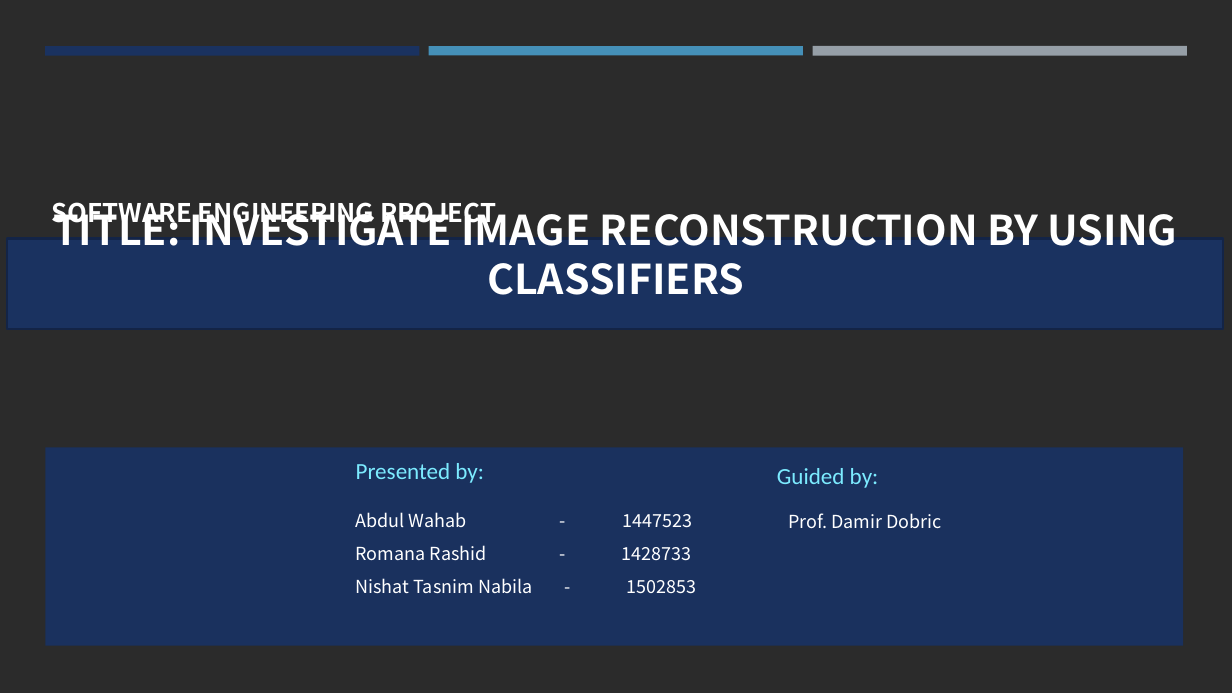
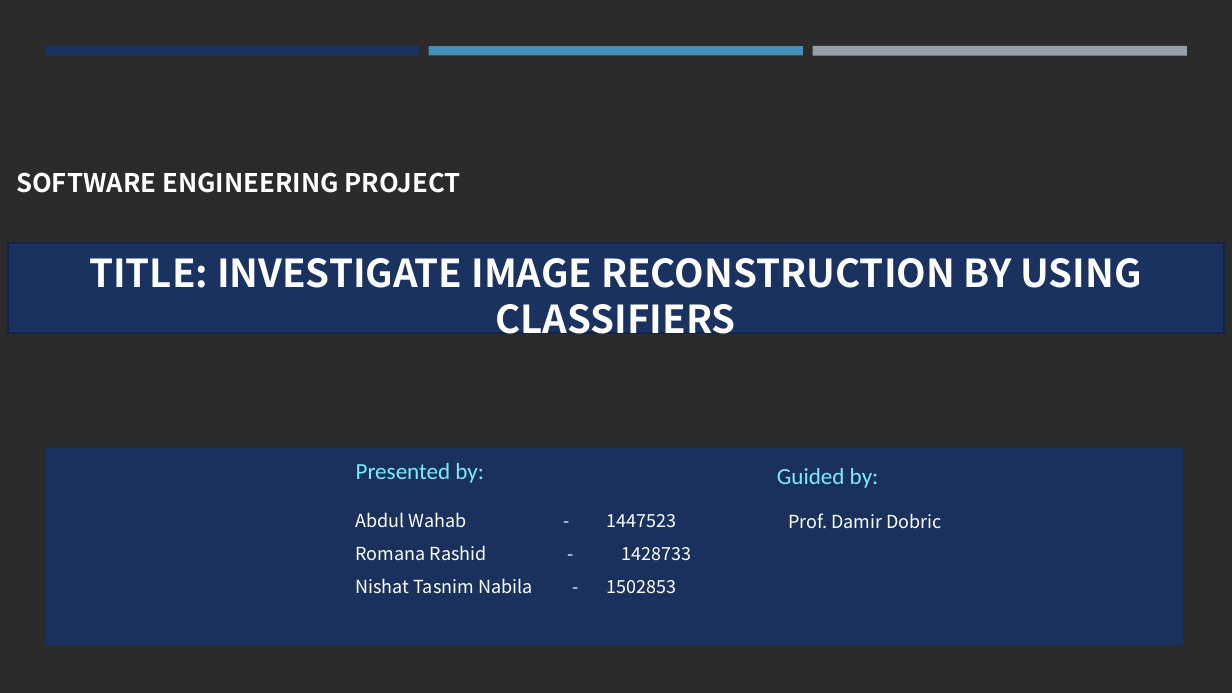
Before and after one commit to Abwahab55/neocortexapi-AppHorozon, a slide deck: slide 1 of source/Samples/Documentation/PPT_ML 2425-01 Investigate Image Reconstruction by Using Classifiers.pptx. Drawn at 1232x693 pixels with LibreOffice and Linux fonts; fonts in the diff are those of the drawing; background and template pictures are left out; a plain dark background stands for a picture behind light text. Boxes give left, top, right and bottom in pixels: in the first picture for what was removed or moved away, otherwise in the second. Text is boxed around its words. In the diff, an @@ line names an element or a change of style, - is before the commit and + after.

Commit message:
update ppt and removed file

```diff
--- a/source/Samples/Documentation/PPT_ML 2425-01 Investigate Image Reconstruction by Using Classifiers.pptx
+++ b/source/Samples/Documentation/PPT_ML 2425-01 Investigate Image Reconstruction by Using Classifiers.pptx
@@ text "SOFTWARE ENGINEERING PROJECT": place and size @@
-text "SOFTWARE ENGINEERING PROJECT" at [52,202,496,228]
+text "SOFTWARE ENGINEERING PROJECT" at [16,172,461,193]
@@ text "SOFTWARE ENGINEERING PROJECT" at [16,172,461,193]: alignment centre to left @@
@@ title "TITLE: INVESTIGATE IMAGE RECONSTRUCTION BY ...": place and size @@
-title "TITLE: INVESTIGATE IMAGE RECONSTRUCTION BY ..." at [53,203,1178,295]
+title "TITLE: INVESTIGATE IMAGE RECONSTRUCTION BY ..." at [89,258,1141,344]
@@ title "TITLE: INVESTIGATE IMAGE RECONSTRUCTION BY ..." at [89,258,1141,344]: size 32 to 30 pt @@
@@ rectangle: place and size @@
-rectangle at [7,238,1224,329]
+rectangle at [7,243,1224,334]
@@ text "Abdul Wahab - 1447523" rewrapped from [356,512,697,594] to [356,512,677,594] @@
```
Also in this commit, not shown: 5 other slides changed, 2 slides added, 7 other files.
